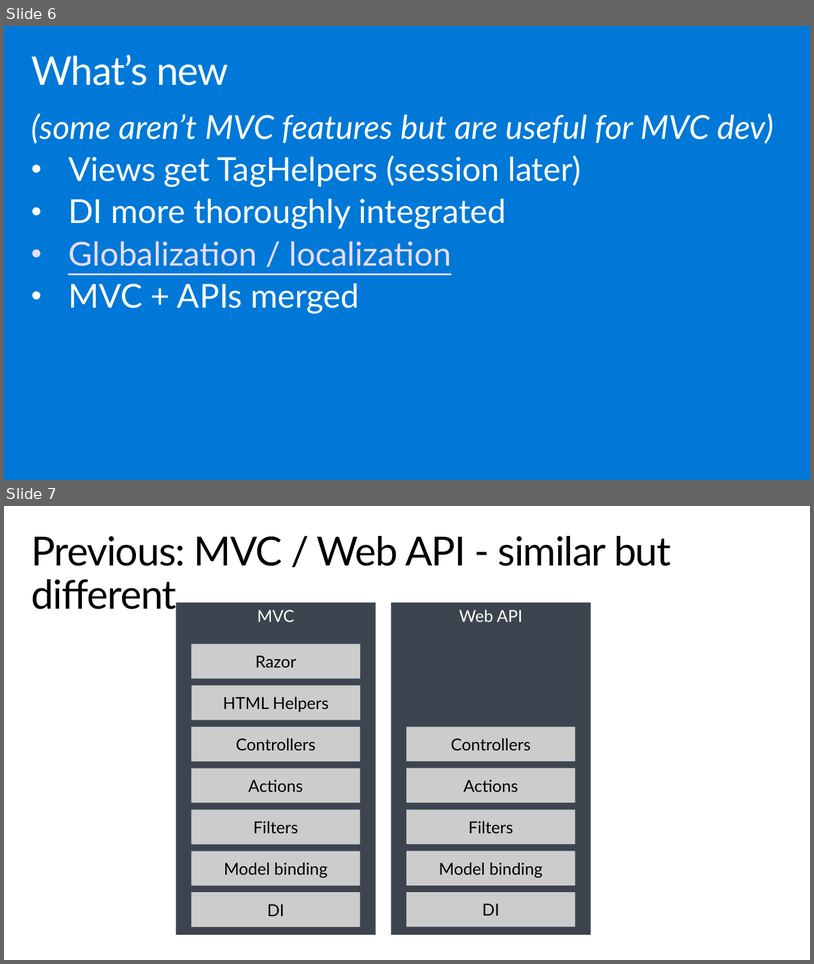
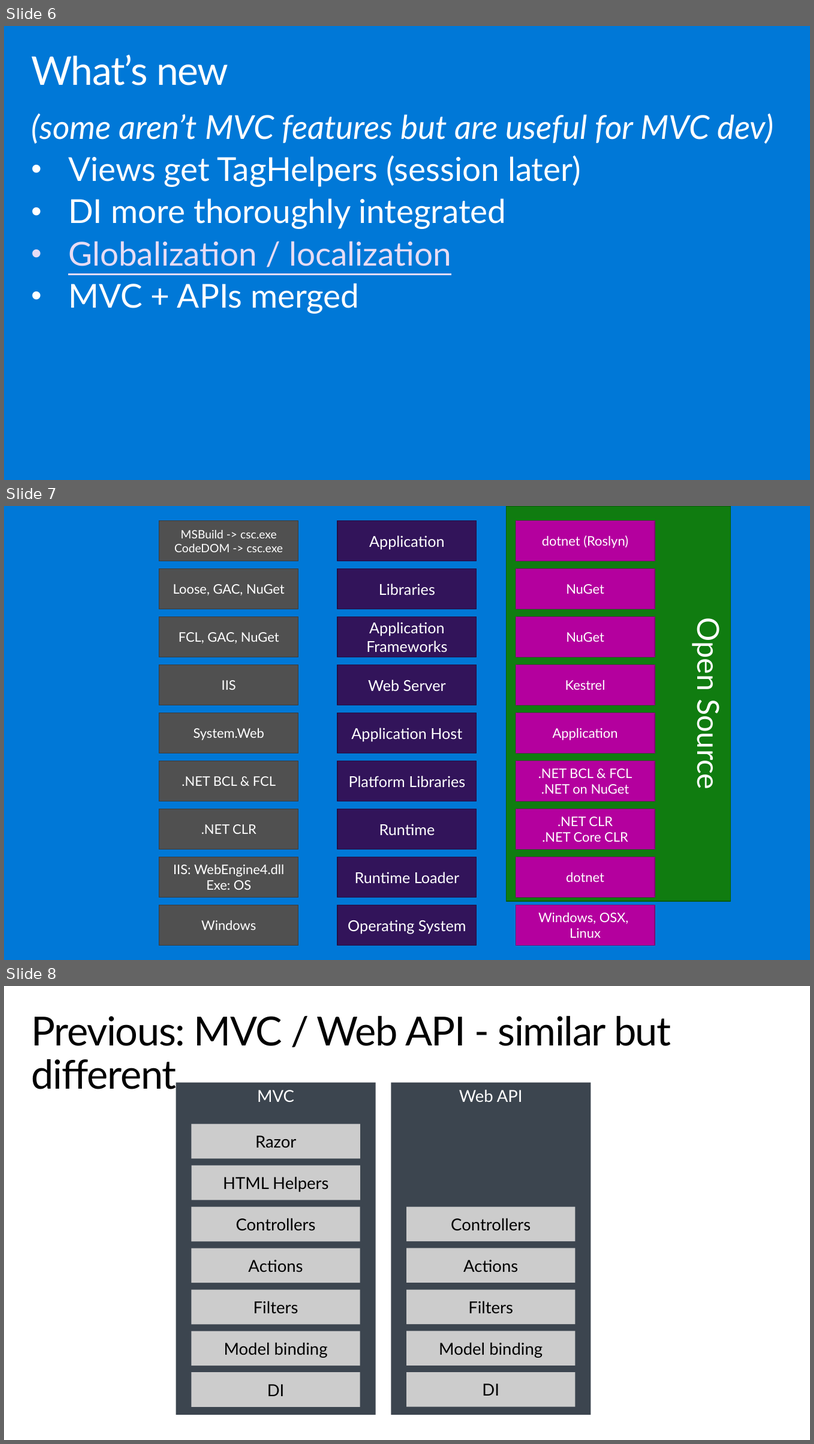
Before and after one commit to dotnet-presentations/aspnetcore-concepts-workshop, a slide deck: Slides/Intro to Routing and MVC.pptx. Shown one above the other, each under a label of ours: slides 6 and 7 before the commit, slides 6, 7 and 8 after it. The pictures are 814x964 and 814x1444 pixels, drawn with LibreOffice and Linux fonts; fonts in the diff are those of the drawing; background and template pictures are left out. Boxes give left, top, right and bottom in pixels: in the first picture for what was removed or moved away, otherwise in the second. Text is boxed around its words. In the diff, an @@ line names an element or a change of style, - is before the commit and + after.

```diff
--- a/Slides/Intro to Routing and MVC.pptx
+++ b/Slides/Intro to Routing and MVC.pptx
@@ slide 7 added at [4, 506, 810, 960], background #0078D7 @@
@@ rectangle added at [159, 521, 299, 561], fill #505050, outline #3B3B3B 0.85 pt, 14 pt, text #FFFFFF @@
+MSBuild -> csc.exe
+CodeDOM -> csc.exe
@@ group added at [338, 521, 477, 945]: 9 rectangles @@
+Operating System
+Runtime Loader
+Runtime
+Platform Libraries
+Application Host
+Web Server
+Application Frameworks
+Libraries
+Application
@@ rectangle added at [507, 506, 731, 901], fill #107C10, outline #0C5C0C 0.85 pt, 36.7 pt, text #FFFFFF @@
+Open Source
@@ rectangle added at [516, 521, 655, 561], fill #B4009E, outline #850075 0.85 pt, 16 pt, text #FFFFFF @@
+dotnet (Roslyn)
@@ rectangle added at [159, 569, 299, 609], fill #505050, outline #3B3B3B 0.85 pt, 16 pt, text #FFFFFF @@
+Loose, GAC, NuGet
@@ rectangle added at [516, 569, 655, 609], fill #B4009E, outline #850075 0.85 pt, 16 pt, text #FFFFFF @@
+NuGet
@@ rectangle added at [159, 617, 299, 657], fill #505050, outline #3B3B3B 0.85 pt, 16 pt, text #FFFFFF @@
+FCL, GAC, NuGet
@@ rectangle added at [516, 617, 655, 657], fill #B4009E, outline #850075 0.85 pt, 16 pt, text #FFFFFF @@
+NuGet
@@ rectangle added at [159, 665, 299, 705], fill #505050, outline #3B3B3B 0.85 pt, 16 pt, text #FFFFFF @@
+IIS
@@ rectangle added at [516, 665, 655, 705], fill #B4009E, outline #850075 0.85 pt, 16 pt, text #FFFFFF @@
+Kestrel
@@ rectangle added at [159, 713, 299, 753], fill #505050, outline #3B3B3B 0.85 pt, 16 pt, text #FFFFFF @@
+System.Web
@@ rectangle added at [516, 713, 655, 753], fill #B4009E, outline #850075 0.85 pt, 16 pt, text #FFFFFF @@
+Application
@@ rectangle added at [159, 761, 299, 801], fill #505050, outline #3B3B3B 0.85 pt, 16 pt, text #FFFFFF @@
+.NET BCL & FCL
@@ rectangle added at [516, 761, 655, 801], fill #B4009E, outline #850075 0.85 pt, 16 pt, text #FFFFFF @@
+.NET BCL & FCL
+.NET on NuGet
@@ rectangle added at [159, 809, 299, 849], fill #505050, outline #3B3B3B 0.85 pt, 16 pt, text #FFFFFF @@
+.NET CLR
@@ rectangle added at [516, 809, 655, 849], fill #B4009E, outline #850075 0.85 pt, 16 pt, text #FFFFFF @@
+.NET CLR
+.NET Core CLR
@@ rectangle added at [159, 857, 299, 897], fill #505050, outline #3B3B3B 0.85 pt, 16 pt, text #FFFFFF @@
+IIS: WebEngine4.dll
+Exe: OS
@@ rectangle added at [516, 857, 655, 897], fill #B4009E, outline #850075 0.85 pt, 16 pt, text #FFFFFF @@
+dotnet
@@ rectangle added at [159, 905, 299, 945], fill #505050, outline #3B3B3B 0.85 pt, 16 pt, text #FFFFFF @@
+Windows
@@ rectangle added at [516, 905, 655, 945], fill #B4009E, outline #850075 0.85 pt, 16 pt, text #FFFFFF @@
+Windows, OSX, Linux
@@ what was slide 7 is now slide 8 @@
```
Also in this commit, not shown: 2 other slides added, 2 slides removed.
